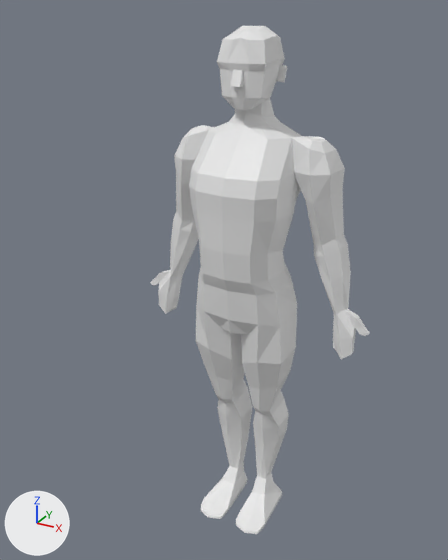
The Blender file Build-a-Body/Assets/Project/Art/BlendFiles/body.blend: old version first, new version second.
Rendered twice from a 50 mm camera at (18.4, -36.7, 9.8) aimed at (-1.1, -1.3, -7.8). Arrows for +X, +Y and +Z are at lower left; the lights stay in place.

The scene before the commit, as lines of its bpy script (objects in view):
```python
me_cube_001 = bpy.data.meshes.new('Cube.001')
me_cube_001.from_pydata(...)  # 91 vertices, 80 faces; spans x -1.23..0.0, y -1.21..0.97, z -2.94..5.25
me_cube_002 = bpy.data.meshes.new('Cube.002')
me_cube_002.from_pydata(...)  # 84 vertices, 69 faces, 6 loose edges; spans x -4.0..2.0, y -0.7..2.7, z -13.7..1.5
me_cube_004 = bpy.data.meshes.new('Cube.004')
me_cube_004.from_pydata(...)  # 84 vertices, 82 faces; spans x -1.01..1.0, y -1.88..2.27, z -10.62..1.67
me_cube_005 = bpy.data.meshes.new('Cube.005')
me_cube_005.from_pydata(...)  # 8 vertices, 6 faces; spans x -0.24..0.24, y -1.371..-0.742, z -0.508..0.279
me_cube_007 = bpy.data.meshes.new('Cube.007')
me_cube_007.from_pydata(...)  # 54 vertices, 44 faces; spans x -1.65..0.0, y -1.16..2.03, z -1.58..2.01
ob_cube = bpy.data.objects.new('Cube', me_cube_002)
ob_cube.location = (-5.03, 0.0, 0.88)
_m = ob_cube.modifiers.new('Mirror', 'MIRROR')
_m.mirror_object = ob_torso
ob_head = bpy.data.objects.new('head', me_cube_007)
ob_head.location = (0.0, 0.0, 6.08)
ob_head.scale = (1.35, 1.35, 1.35)
_m = ob_head.modifiers.new('Mirror', 'MIRROR')
ob_head_001 = bpy.data.objects.new('head.001', me_cube_005)
ob_head_001.location = (0.0, 0.0, 6.08)
ob_head_001.scale = (1.35, 1.35, 1.35)
ob_leg = bpy.data.objects.new('leg', me_cube_004)
ob_leg.location = (-1.97, 0.0, -12.38)
ob_leg.scale = (1.55, 1.55, 1.55)
_m = ob_leg.modifiers.new('Mirror', 'MIRROR')
_m.mirror_object = ob_torso
ob_torso = bpy.data.objects.new('torso', me_cube_001)
ob_torso.location = (0.0, 0.0, -5.63)
ob_torso.scale = (2.91, 2.91, 1.99)
_m = ob_torso.modifiers.new('Mirror', 'MIRROR')
_m.use_clip = True
```
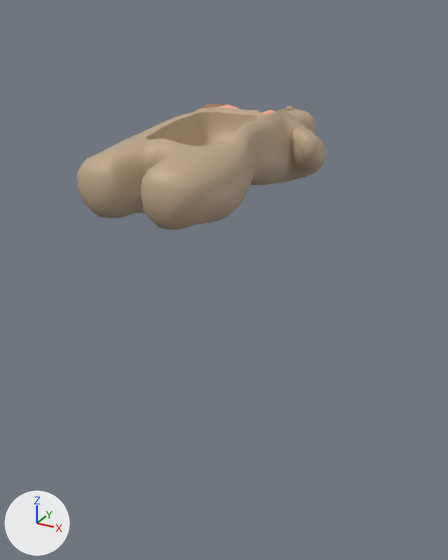
What differs and where, as boxes [x1, y1, x2, y2] in the pictures (448 x 560 px):
'torso.001', added (beige): after [77, 104, 326, 230]
'torso', deleted: before [189, 99, 301, 334]
'leg', deleted: before [196, 305, 297, 534]
'Cube', deleted: before [150, 125, 370, 359]
'head', recoloured, moved, turned, modifiers changed: before [217, 26, 287, 110]; after [285, 109, 316, 135]
'head.001', moved, turned: before [231, 69, 243, 87]; after [286, 106, 294, 111]
'Lung.001', added: after [220, 104, 275, 114]

The change, as a list of edits to the scene's bpy script:
```text
Change me_cube_007:
    where me_cube_007.from_pydata(...)  # 54 vertices, 44 faces; spans x -1.65..0.0, y -1.16..2.03, z -1.58..2.01
    add me_cube_007.materials.append(mat_body_mat)  # beige #bfa88b
Add col_lung:
    col_lung = bpy.data.collections.new('Lung')
    col_lung.objects.link(ob_r_inferior)
    col_lung.objects.link(ob_l_lung_001)
    col_lung.objects.link(ob_r_superior)
    col_lung.objects.link(ob_r_middle)
    col_lung.objects.link(ob_l_lung_002)
    col_lung.objects.link(ob_windpipe_part)
Remove ob_torso:
    ob_torso = bpy.data.objects.new('torso', me_cube_001)
Remove ob_cube:
    ob_cube = bpy.data.objects.new('Cube', me_cube_002)
Remove ob_leg:
    ob_leg = bpy.data.objects.new('leg', me_cube_004)
Change ob_head:
    ob_head.location: (0.0, 0.0, 6.08) -> (-0.05, 6.85, 1.43)
    ob_head.rotation_euler: (0.0, 0.0, 0.0) -> (-1.571, 0.0, 0.0)  # degrees (0, 0, 0) -> degrees (-90, 0, 0)
    add _m = ob_head.modifiers.new('Subdivision', 'SUBSURF')
Change ob_head_001:
    ob_head_001.location: (0.0, 0.0, 6.08) -> (-0.05, 7.08, 1.61)
    ob_head_001.rotation_euler: (0.0, 0.0, 0.0) -> (-1.571, 0.0, 0.0)  # degrees (0, 0, 0) -> degrees (-90, 0, 0)
Add ob_windpipe_part:
    ob_windpipe_part = bpy.data.objects.new('windpipe part', me_cylinder_004)  # 711 vertices, 714 faces; spans x -3.8..5.3, y -2.0..2.4, z -43.2..-1.4; in mat_tracheawhite (beige #cdc0a6), mat_tracheapink (pink #cc948e)
    ob_windpipe_part.location = (0.0, 0.0, 4.406)
    ob_windpipe_part.scale = (0.283, 0.283, 0.117)
Add ob_l_lung_002:
    ob_l_lung_002 = bpy.data.objects.new('L lung.002', me_cube_010_1)  # 81 vertices, 84 faces; spans x 0.06..2.69, y -2.13..1.09, z -2.8..1.45; in mat_lung_material (picture img_r_lung_texture_png)
    ob_l_lung_002.location = (0.0, 0.0, 0.0239)
Add ob_r_middle:
    ob_r_middle = bpy.data.objects.new('R middle', me_cube_012)  # 67 vertices, 68 faces; spans x -2.91..-0.15, y -2.25..0.99, z -2.93..0.31; in mat_lung_material (picture img_r_lung_texture_png)
    ob_r_middle.location = (0.0, 0.0, 0.0)
Add ob_r_superior:
    ob_r_superior = bpy.data.objects.new('R superior', me_cube_015)  # 63 vertices, 63 faces; spans x -2.19..-0.24, y -1.92..1.31, z -0.77..1.52; in mat_lung_material (picture img_r_lung_texture_png)
    ob_r_superior.location = (0.0, 0.0, 0.0216)
Add ob_l_lung_001:
    ob_l_lung_001 = bpy.data.objects.new('L lung.001', me_cube_008_1)  # 136 vertices, 140 faces; spans x 0.48..2.96, y -1.98..1.48, z -3.45..1.06; in mat_lung_material (picture img_r_lung_texture_png)
    ob_l_lung_001.location = (0.0, 0.0, -0.0109)
Add ob_r_inferior:
    ob_r_inferior = bpy.data.objects.new('R inferior', me_cube_011)  # 116 vertices, 117 faces; spans x -2.91..-0.34, y -1.99..1.54, z -3.06..0.48; in mat_lung_material (picture img_r_lung_texture_png)
    ob_r_inferior.location = (0.0, 0.0, -0.0405)
Add ob_torso_001:
    ob_torso_001 = bpy.data.objects.new('torso.001', me_cube_009)  # 175 vertices, 158 faces; spans x -1.93..0.0, y -1.11..0.97, z -4.43..5.14; in mat_body_mat (beige #bfa88b); modifiers MIRROR, SUBSURF
    ob_torso_001.location = (-0.05, -4.64, 1.43)
    ob_torso_001.rotation_euler = (-1.571, 0.0, 0.0)  # degrees (-90, 0, 0)
    ob_torso_001.scale = (2.91, 2.91, 1.99)
Add ob_lung_001:
    ob_lung_001 = bpy.data.objects.new('Lung.001', None)
    ob_lung_001.location = (0.02, 1.29, 1.57)
    ob_lung_001.rotation_euler = (-1.727, 0.0, 0.0)  # degrees (-99, 0, 0)
    ob_lung_001.instance_type = 'COLLECTION'
    ob_lung_001.instance_collection = col_lung
```
